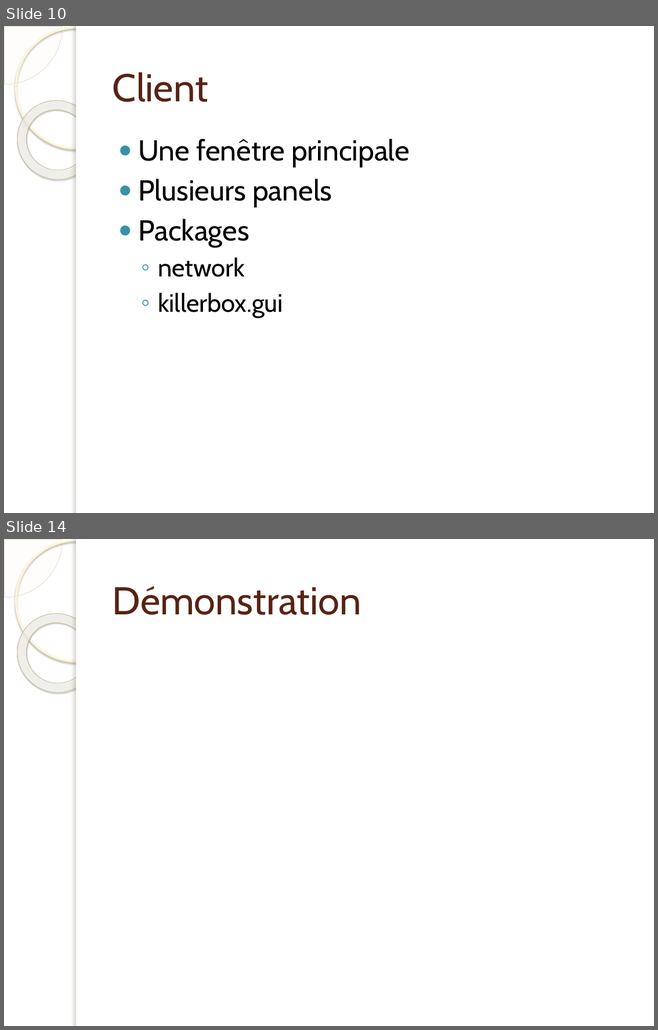
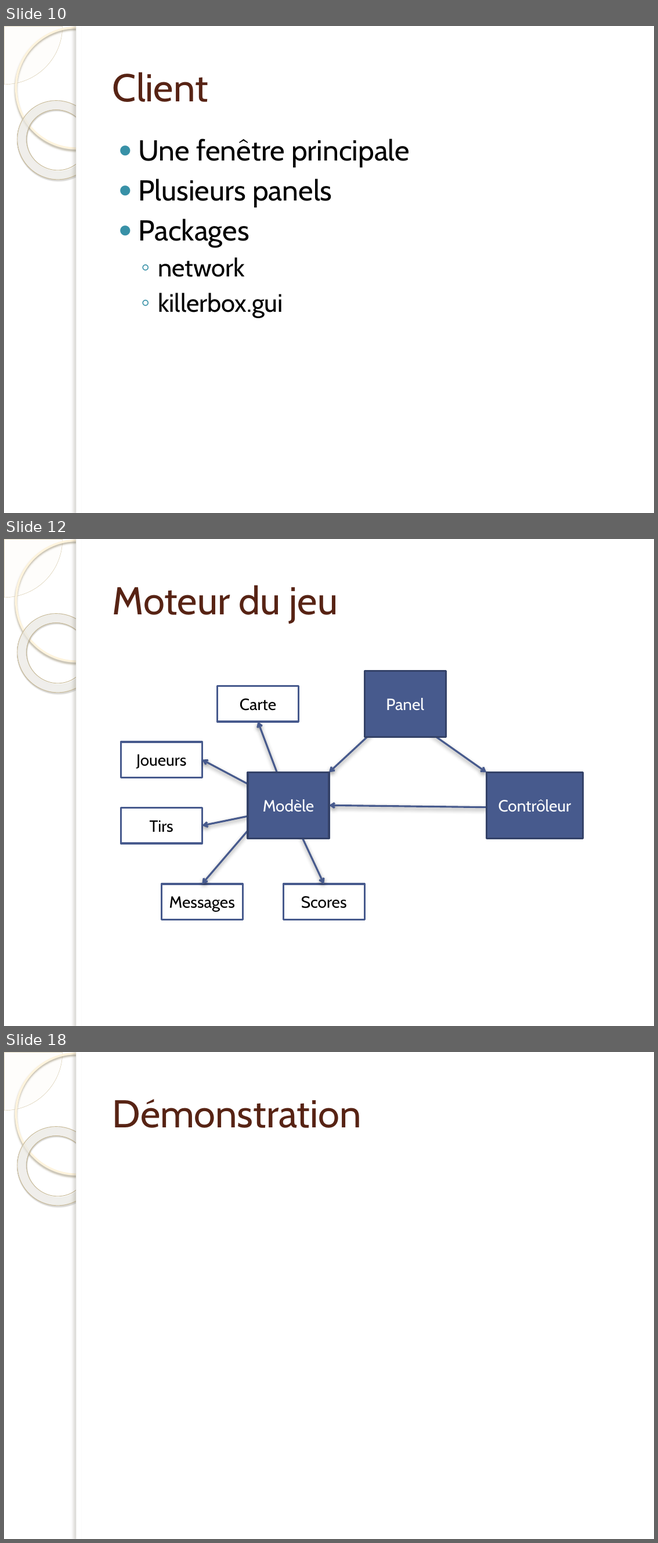
Before and after one commit to jonesbusy/killerbox, a slide deck: Documentation/presentation.pptx. Shown one above the other, each under a label of ours: slides 10 and 14 before the commit, slides 10, 12 and 18 after it; the slides between them are not shown. The pictures are 658x1030 and 658x1543 pixels, drawn with LibreOffice and Linux fonts; fonts in the diff are those of the drawing; background and template pictures are left out. Boxes give left, top, right and bottom in pixels: in the first picture for what was removed or moved away, otherwise in the second. Text is boxed around its words. In the diff, an @@ line names an element or a change of style, - is before the commit and + after.

```diff
--- a/Documentation/presentation.pptx
+++ b/Documentation/presentation.pptx
@@ slide 12 added at (x1=4, y1=539, x2=654, y2=1026), background picture (left out); not listed: 5 template elements that a slide beside it also shows @@
@@ title added at (x1=112, y1=585, x2=338, y2=623), 43 pt, text #572314 @@
+Moteur du jeu
@@ group added at (x1=121, y1=671, x2=582, y2=919): 8 rectangles, 8 arrows @@
+Carte
+Joueurs
+Tirs
+Messages
+Panel
+Contrôleur
+Scores
+Modèle
@@ what was slide 14 is now slide 18 @@
```
Also in this commit, not shown: 7 other slides added, 4 slides removed, 5 other files.
